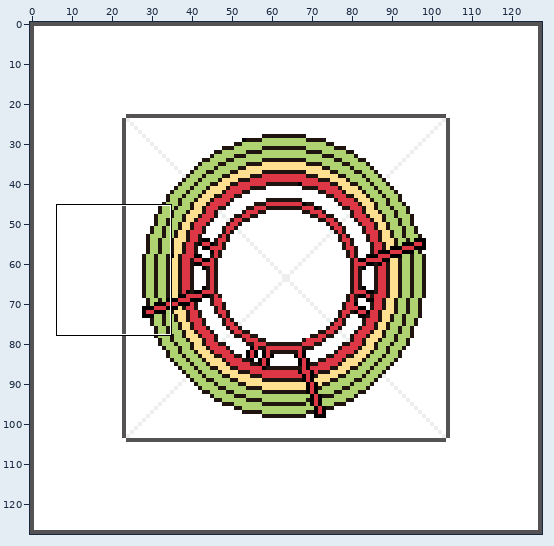
Edited in one commit: pixel-art file (09 - Time/Time-1.3.aseprite). Above: a wide view before the commit, with the close-up outlined.
Close-up. Before:
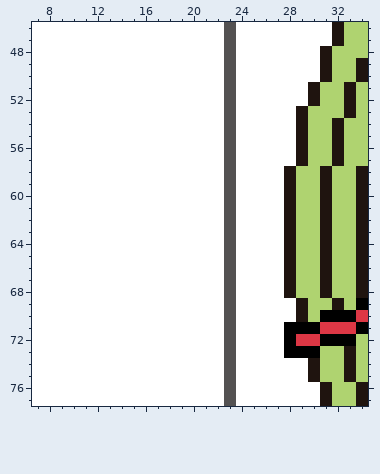
128x128 pixels, 1 frame. Shown: x 7..34, y 46..77.
The result:
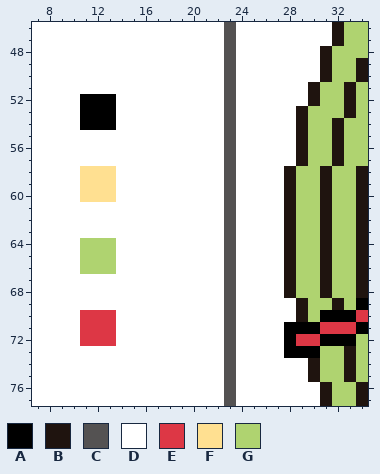
Palette (. is transparent): A #000000  B #1f140f  C #545252  D #ffffff  E #dd3745  F #ffe091  G #afd370
Edits made:
layer "Layer 4" added
--- layer "Layer 4"
@@ x 9..15 @@
 51 DDDDDDD
-52 DDDDDDD
-53 DDDDDDD
-54 DDDDDDD
+52 DDAAADD
+53 DDAAADD
+54 DDAAADD
 55 DDDDDDD
@@ x 9..15 @@
 57 DDDDDDD
-58 DDDDDDD
-59 DDDDDDD
-60 DDDDDDD
+58 DDFFFDD
+59 DDFFFDD
+60 DDFFFDD
 61 DDDDDDD
@@ x 9..15 @@
 63 DDDDDDD
-64 DDDDDDD
-65 DDDDDDD
-66 DDDDDDD
+64 DDGGGDD
+65 DDGGGDD
+66 DDGGGDD
 67 DDDDDDD
@@ x 9..15 @@
 69 DDDDDDD
-70 DDDDDDD
-71 DDDDDDD
-72 DDDDDDD
+70 DDEEEDD
+71 DDEEEDD
+72 DDEEEDD
 73 DDDDDDD
